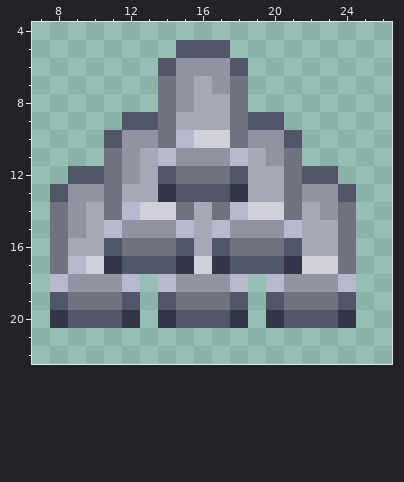
Pixel-art sprite: Resources/Textures/_CE/Objects/Materials/Metals/iron_bar.rsi/bar_3.png. Above: the version before the commit.
The file is 32x32 pixels. Colours within 5 levels of each other are drawn and written as one. Shown: x 7..26, y 4..22.
The result:
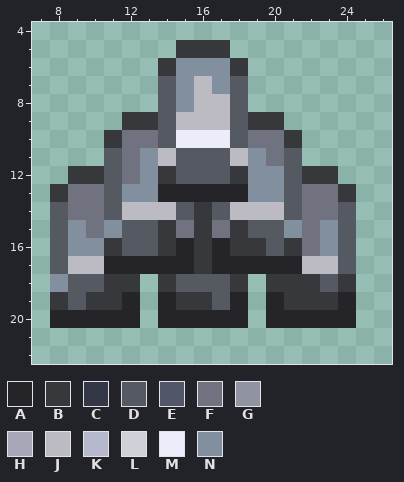
Palette (. is transparent): A #252529  B #37383b  C #333646  D #555961  E #525669  F #70737f  G #9093a1  H #a6a8b7  J #bcbbc3  K #b6b9cb  L #d0d0d9  M #ececfb  N #828f9f
From old to new:
Changed rows in their new state; - is an unchanged pixel.
first column x 8:
 5 -------BBB-------
 6 ------BNNNB------
 7 ------DNJND------
 8 ------DNJJD------
 9 ----BBDJJJDBB----
10 ---BFFDMMMDFFB---
11 ---DFNJDDDJNFD---
12 -BBDFNBDDDBNNDBB-
13 BFFDNNAAAAANNDFFB
14 DFFDJJJDBDJJJDFFD
15 DNFNDDBFBFBDDNFND
16 DNNBDDBABABBDBFND
17 DJJAAAAABAAAAAJJD
18 NDDBB-BDDDB-BBBDB
19 BDBBA-ABBDA-ABBBA
20 AAAAA-AAAAA-AAAAA
